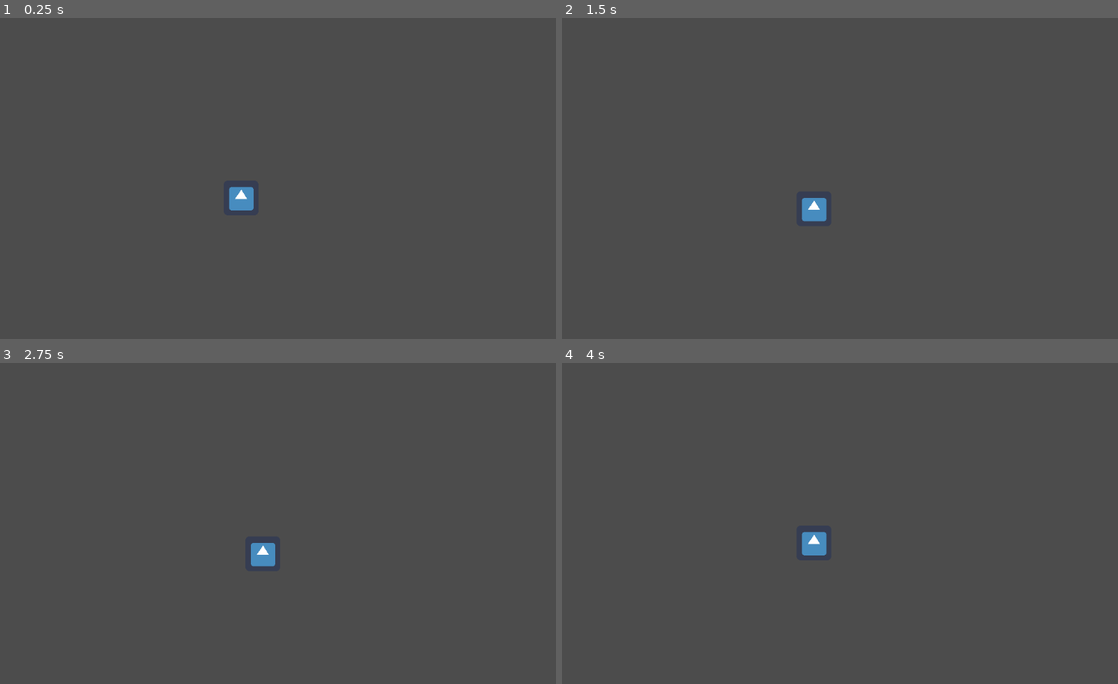
Above: before the commit, frames 1-4 (two rows, left to right).
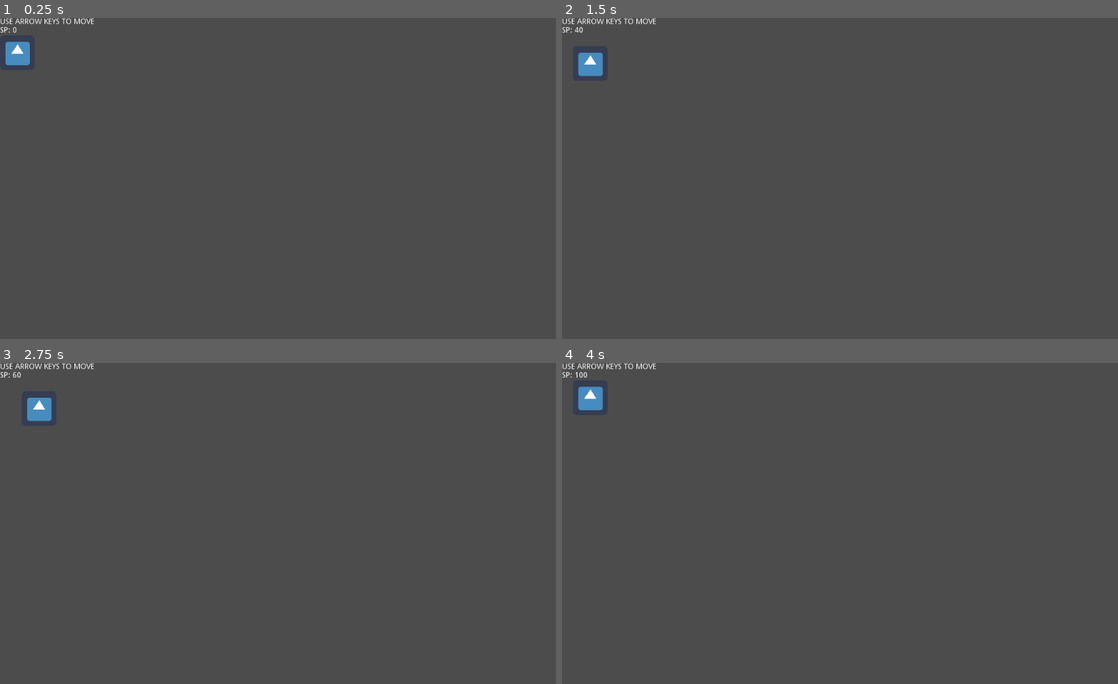
Above: after the commit, the same moments.

Repository: andreasgoodstein/hellogodot
Game: Godot game, scene res://Root.tscn
Same seed, same stepped clock (60 frames per second), same inputs: the game is played once before the commit and once after it. The engine's default icon, where the game draws it, is replaced by a stand-in: a white triangle on a blue panel in a dark square.
Inputs:
- Up to frame 1 (0.25 s): no input
- Up to frame 2 (1.5 s): tap Enter at 0.5 s; hold Right (ui_right) 0.53-1.28 s; tap Space at 1.25 s; hold Down (ui_down) from 1.28 s (still down)
- Up to frame 3 (2.75 s): tap Enter at 2 s; release Down (ui_down) at 2.03 s; hold Right (ui_right) from 2.03 s (still down)
- Up to frame 4 (4 s): tap Space at 2.75 s; release Right (ui_right) at 2.78 s; hold Up (ui_up) 2.78-3.53 s; tap Enter at 3.5 s; hold Left (ui_left) from 3.53 s (still down)

The runs differ from the first frame. In frame 1, 0.8% of the frame differs, in the area x 0-46%, y 0-60%; in frame 2, 0.8%; in frame 3, 0.8%; in frame 4, 0.8%, in the area x 0-48%, y 0-60%.

Commit message:
add labels

Diff:
--- a/Root.tscn
+++ b/Root.tscn
@@ -6,6 +6,25 @@
 [node name="Root" type="Node2D"]
 
 [node name="Player" type="Sprite" parent="."]
-position = Vector2( 444, 332 )
+position = Vector2( 32, 64 )
 texture = ExtResource( 2 )
 script = ExtResource( 1 )
+
+[node name="MovedCounter" type="RichTextLabel" parent="."]
+margin_top = 16.0
+margin_right = 1024.0
+margin_bottom = 28.0
+text = "SP: 0"
+scroll_active = false
+__meta__ = {
+"_edit_use_anchors_": false
+}
+
+[node name="Label" type="RichTextLabel" parent="."]
+margin_right = 177.0
+margin_bottom = 13.0
+text = "USE ARROW KEYS TO MOVE"
+scroll_active = false
+__meta__ = {
+"_edit_use_anchors_": false
+}
--- a/src/Player.gd
+++ b/src/Player.gd
@@ -1,10 +1,11 @@
 extends Sprite
 
 var move
+var moved_counter
 
 # Called when the node enters the scene tree for the first time.
 func _ready():
-	pass # Replace with function body.
+	moved_counter = get_parent().get_node('MovedCounter')
 
 func _process(_delta: float) -> void:
 	var viewport_size = get_viewport().size
@@ -13,15 +14,19 @@
 		'up':
 			if (position.y > 49):
 				move_local_y(-10)
+				increment_moved_count()
 		'right':
 			if (position.x < viewport_size.x - 49):
 				move_local_x(10)
+				increment_moved_count()
 		'down':
 			if (position.y < viewport_size.y - 49):
 				move_local_y(10)
+				increment_moved_count()
 		'left':
 			if (position.x > 49):
 				move_local_x(-10)
+				increment_moved_count()
 
 func _input(event: InputEvent) -> void:
 	move = ''
@@ -34,3 +39,8 @@
 		move = 'down'
 	if (event.is_action_pressed("ui_left")):
 		move = 'left'
+
+func increment_moved_count() -> void:
+	var new_count = 'SP: ' + str(int(moved_counter.text) + 10)
+	moved_counter.clear()
+	moved_counter.add_text(new_count)
Not shown, changed: build/index.pck
